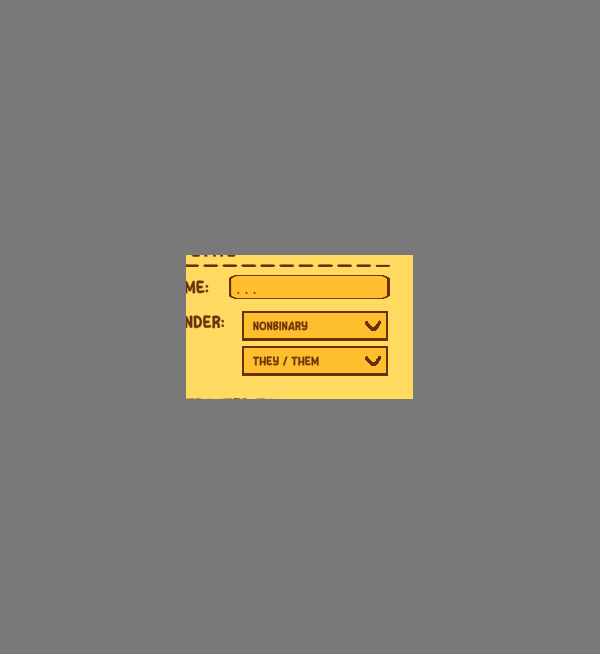
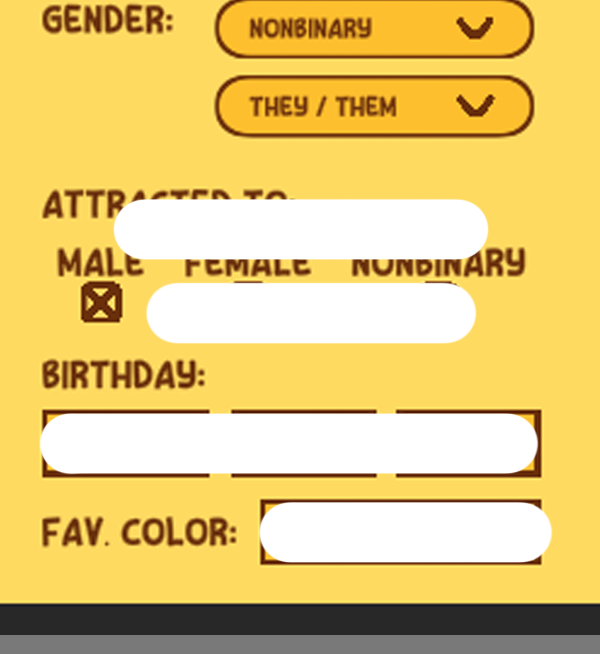
Before/after of a 600px x 654px layered artwork. What changed in the layer stack:
added layer "yearDropdownBacking" above "dayDropdownBacking" over [385, 412, 540, 475]
added layer "dayDropdownBacking" above "favClordropdownBacking" over [221, 412, 385, 475]
added layer "favClordropdownBacking" above "monthDropdownBacking" over [258, 501, 553, 563]
added layer "monthDropdownBacking" above "genderDropdownBacking" over [39, 412, 221, 475]
added layer "genderDropdownBacking" above "name backing" over [145, 282, 478, 344]
added layer "name backing" above "Layer 27" over [112, 198, 490, 260]
added layer "Layer 27" above "Layer 26" over [0, 0, 600, 635]
painted on "Layer 26" over [33, 152, 600, 474]
